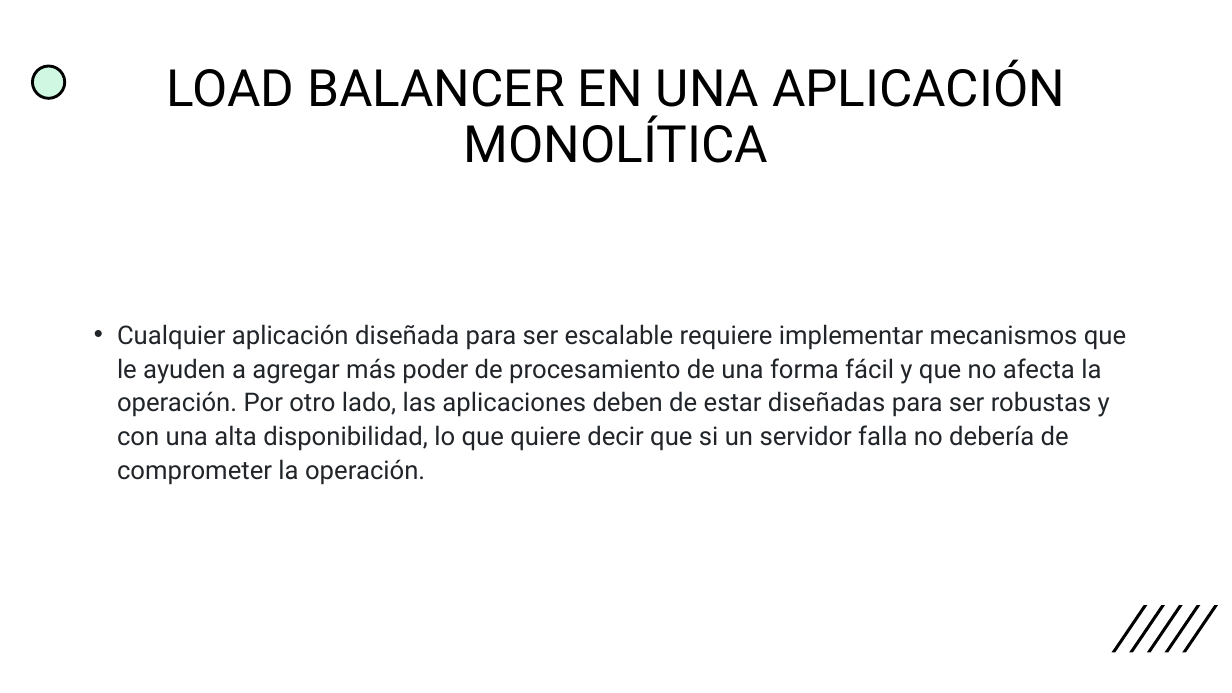
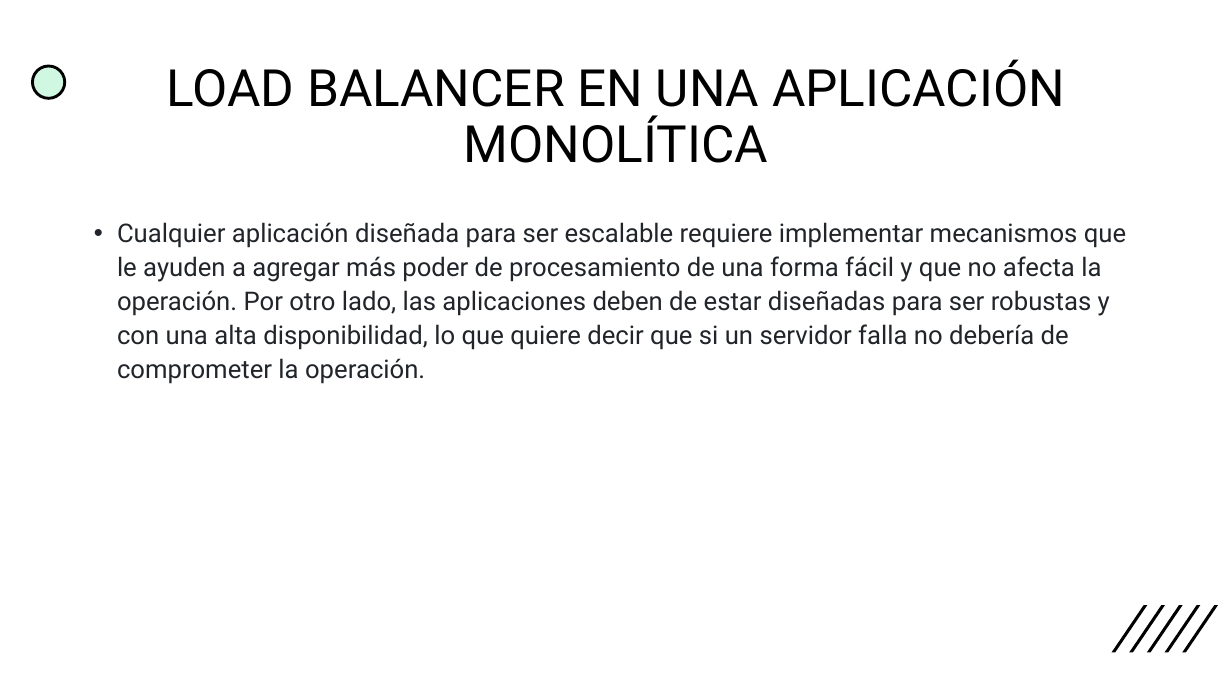
Before and after one commit to Davidjuajinoy/Caso-estudio-tarea-GRUPO-3, a slide deck: slide 6 of Entregables/Arquitectura monolitica/4 preguntas.pptx. Drawn at 1232x693 pixels with LibreOffice and Linux fonts; fonts in the diff are those of the drawing. Boxes give left, top, right and bottom in pixels: in the first picture for what was removed or moved away, otherwise in the second. Text is boxed around its words. In the diff, an @@ line names an element or a change of style, - is before the commit and + after.

```diff
--- a/Entregables/Arquitectura monolitica/4 preguntas.pptx
+++ b/Entregables/Arquitectura monolitica/4 preguntas.pptx
@@ text "Cualquier aplicación diseñada para ser ...": place and size @@
-text "Cualquier aplicación diseñada para ser ..." at box(117, 324, 1126, 485)
+text "Cualquier aplicación diseñada para ser ..." at box(117, 222, 1126, 384)
```
Also in this commit, not shown: 3 other slides changed, 4 other files.
